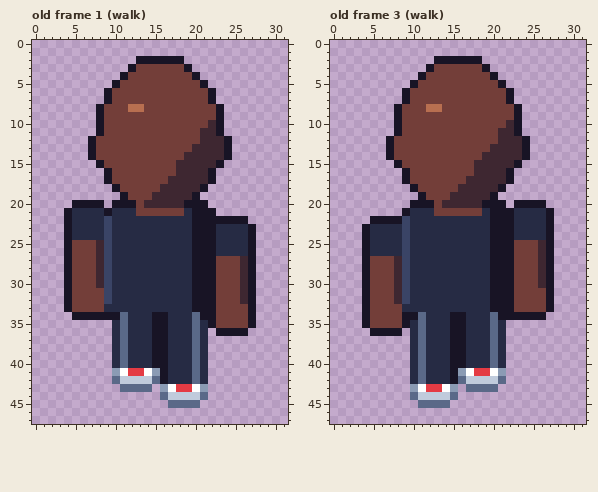
Pixel-art file -- art/road/walker-ben.aseprite. The picture above was drawn from the file before the commit.
32x48 pixels, 6 frames. Shown: old frame 1 (walk), old frame 3 (walk). The commit also changed other frames, which this record leaves out.
The result:
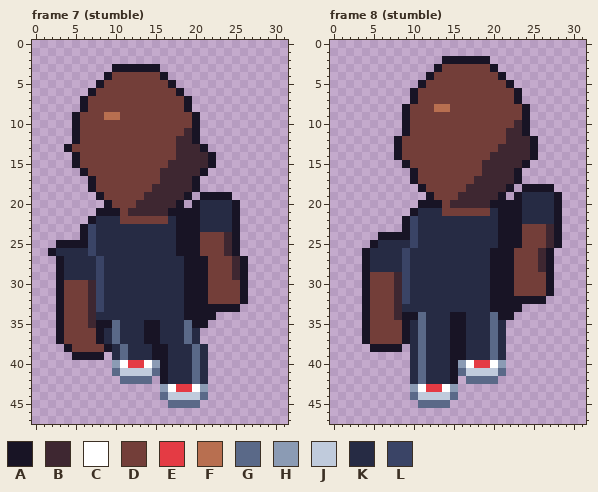
Palette (. is transparent): A #181425  B #3e2731  C #ffffff  D #733e39  E #e43b44  F #b86f50  G #5a6988  H #8b9bb4  J #c0cbdc  K #262b44  L #3a4466
A new or re-ordered frame is compared with the old frame closest to it.
From old to new:
frames 6 -> 10
Frame 7 (stumble) is new; against old frame 1 (walk):
y 2: x 13..18 AAAAAA -> ......
y 3: x 10..11 .. -> AA; x 13..19 DDDDDDA -> AAA....
y 4: x 9..11 ..A -> ADD; x 16..20 DDDDA -> A....
y 5: x 8..10 ..A -> ADD; x 17..21 DDDDA -> A....
y 6: x 7..9 ..A -> ADD; x 18..22 DDDDA -> A....
y 7: x 6..9 ...A -> ADDD; x 19..22 DDDA -> A...
y 8: x 6..8 ..A -> ADD; x 12..13 FF -> DD; x 19..23 DDDDA -> A....
y 9: x 5..10 ...ADD -> ADDDFF; x 20..23 DDDA -> A...
y 10: x 5..8 ...A -> ADDD; x 20..23 DDBA -> A...
y 11: x 5..8 ...A -> ADDD; x 19..23 DDBBA -> BA...
y 12: x 5..7 ..A -> ADD; x 18..24 DDDBBBA -> BBA....
y 13: x 4..7 ...A -> ADDD; x 18..19 DD -> BB; x 21..24 BBBA -> A...
y 14: x 5..7 ..A -> ADD; x 18 D -> B; x 22..24 BBA -> A..
y 15: x 5..8 ...A -> ADDD; x 17 D -> B; x 22..23 BA -> A.
y 16: x 6..9 ...A -> ADDD; x 16..17 DD -> BB; x 21..22 BA -> A.
y 17: x 7..9 ..A -> ADD; x 16 D -> B; x 20..22 BBA -> A..
y 18: x 7..10 ...A -> ADDD; x 15 D -> B; x 20..21 BA -> A.
y 19: x 8..11 ...A -> ADDD; x 14 D -> B; x 19..24 BA.... -> A.AAAA
y 20: x 5..13 AAAA.AAAD -> ....ADDDB; x 18..19 BA -> A.; x 21..25 A.... -> KKKKA
y 21: x 4..8 AKKKK -> ....A; x 10..19 KKKDDDDDDK -> ADBBBBBAAA; x 21..25 AA... -> KKKKA
y 22: x 4..7 AKKK -> ...A; x 9 L -> K; x 11..16 KKKKKK -> DDDDDD; x 18..19 KK -> AA; x 21..24 AAAA -> KKKK; x 26 A -> .
y 23: x 4..7 AKKK -> ..AL; x 9 L -> K; x 18..19 KK -> AA; x 21..22 AA -> KK; x 25..27 KKA -> A..
y 24: x 4..7 AKKK -> ..AL; x 9 L -> K; x 18..19 KK -> AA; x 21..27 AAKKKKA -> DDDBA..
y 25: x 3 . -> A; x 5..9 DDDBL -> AALKK; x 18..19 KK -> AA; x 21..27 AAKKKKA -> DDDBA..
y 26: x 2..9 ..ADDDBL -> AKKKKLKK; x 18..19 KK -> AA; x 21..27 AAKKKKA -> DDDBA..
y 27..29: x 3..9 .ADDDBL -> AKKKKLK; x 19 K -> A; x 22 A -> D; x 25..27 DBA -> BA.
y 30: x 3..4 .A -> AD; x 7..9 DBL -> BLK; x 19 K -> A; x 22 A -> D; x 26..27 BA -> A.
y 31..32: x 3..4 .A -> AD; x 7..9 DDL -> BLK; x 19 K -> A; x 22 A -> D; x 26..27 BA -> A.
y 33: x 3..4 .A -> AD; x 7..8 DD -> BL; x 19 K -> A; x 23..27 DDDDA -> AAA..
y 34: x 3..11 ..AAAAAAG -> ADDDBKKKK; x 15..16 AA -> KK; x 19..20 KG -> AA; x 23..27 DDDDA -> .....
y 35: x 3..11 .......KG -> ADDDBAAGK; x 14 K -> A; x 16 A -> K; x 19..27 KGKADDDDA -> GAA......
y 36: x 3..11 .......KG -> ADDDDAKGK; x 14 K -> A; x 16 A -> K; x 19..21 KGK -> GK.; x 23..26 AAAA -> ....
y 37: x 3..11 .......KG -> ADDDDAKGK; x 14 K -> A; x 16 A -> K; x 19..21 KGK -> GK.
y 38: x 4..9 ...... -> ADDDDA
y 39: x 5..8 .... -> AAAA
y 40: x 10..15 KGKKKA -> HCEECH
y 41: x 10..15 HCEECH -> GJJJJG
y 42: x 10..15 GJJJJG -> .GGGG.
y 43: x 11..14 GGGG -> ....
Frame 8 (stumble) is new; against old frame 3 (walk):
y 2: x 13 A -> .; x 19 . -> A
y 3: x 12..13 AD -> .A; x 19..20 A. -> DA
y 4: x 11..12 AD -> .A; x 20..21 A. -> DA
y 5: x 10..11 AD -> .A; x 21..22 A. -> DA
y 6..7: x 9..10 AD -> .A; x 22..23 A. -> DA
y 8: x 8..9 AD -> .A; x 12 F -> D; x 14 D -> F; x 23..24 A. -> DA
y 9: x 8..9 AD -> .A; x 23..24 A. -> DA
y 10: x 8..9 AD -> .A; x 22..24 BA. -> DBA
y 11: x 8..9 AD -> .A; x 21 B -> D; x 23..24 A. -> BA
y 12: x 7..8 AD -> .A; x 21 B -> D; x 24..25 A. -> BA
y 13: x 7..8 AD -> .A; x 20 B -> D; x 24..25 A. -> BA
y 14: x 7..8 AD -> .A; x 19 B -> D; x 24..25 A. -> BA
y 15: x 8..9 AD -> .A; x 18 B -> D; x 23..24 A. -> BA
y 16: x 9..10 AD -> .A; x 18 B -> D; x 22..23 A. -> BA
y 17: x 9..10 AD -> .A; x 17 B -> D; x 22..23 A. -> BA
y 18: x 10..11 AD -> .A; x 16 B -> D; x 21..22 A. -> BA; x 24..27 .... -> AAAA
y 19: x 11..12 AD -> .A; x 15 B -> D; x 20..21 A. -> BA; x 23..28 ...... -> AKKKKA
y 20: x 10 A -> .; x 13..14 DB -> AD; x 19 A -> B; x 22 . -> A; x 24..28 AAA.. -> KKKKA
y 21: x 9..10 AK -> .A; x 13 D -> K; x 19..20 KA -> DK; x 23 K -> A; x 27..28 A. -> KA
y 22: x 5..10 AAAALK -> ....AL; x 20 A -> K; x 23 K -> A; x 27..28 A. -> KA
y 23: x 4..10 AKKKKLK -> .....AL; x 20 A -> K; x 23..28 KKKKA. -> ADDDBA
y 24: x 4..10 AKKKKLK -> ..AAAAL; x 20 A -> K; x 23..28 KKKKA. -> ADDDBA
y 25: x 4..5 AK -> .A; x 9..10 LK -> KL; x 20 A -> K; x 23 D -> A; x 26..28 BA. -> DBA
y 27..28: x 5..8 DDDB -> KKKK
y 29..30: x 26 B -> D
y 32: x 23..27 DDDDA -> AAAA.
y 33: x 8 D -> B; x 23..27 DDDDA -> A....
y 34: x 8 D -> B; x 23..26 AAAA -> ....
y 36: x 4..9 .AAAA. -> ADDDDA
y 37: x 4..9 ...... -> ADDDDA
y 38: x 5..8 .... -> AAAA
y 40: x 16..21 AKKKGK -> HCEECH
y 41: x 16..21 HCEECH -> GJJJJG
y 42: x 16..21 GJJJJG -> .GGGG.
y 43: x 17..20 GGGG -> ....
Where, in picture pixels (left, top, right, bottom), the same in both pictures:
changed: (48, 56, 256, 392)
changed: (362, 56, 562, 352)
changed: (458, 360, 506, 392)
